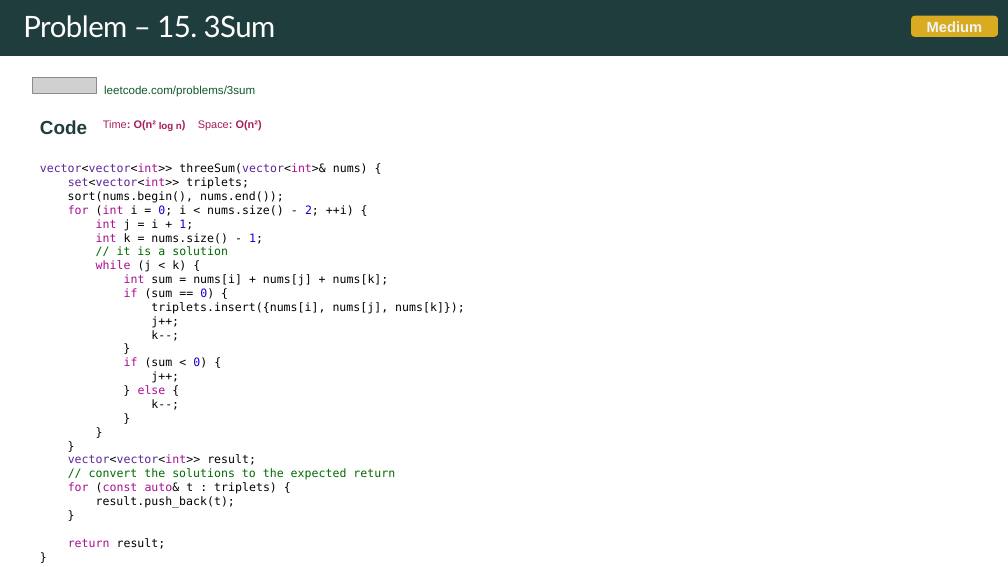
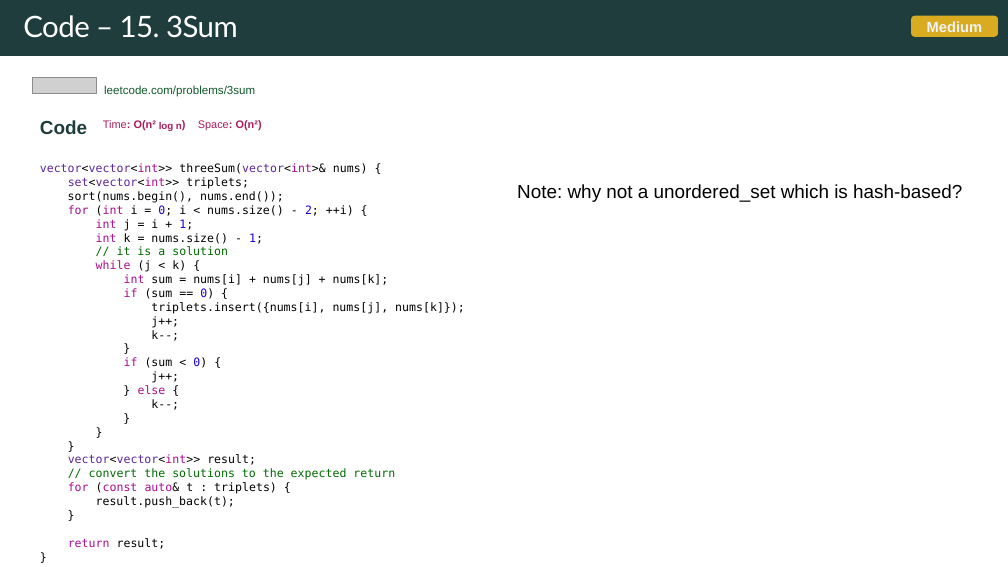
Before and after one commit to rfdavid/coding-interview-handbook-cpp, a slide deck: slide 60 of Algorithm and problem Solving Cheatsheet.pptm. Drawn at 1008x567 pixels with LibreOffice and Linux fonts; fonts in the diff are those of the drawing; grey boxes stand for pictures. Boxes give left, top, right and bottom in pixels: in the first picture for what was removed or moved away, otherwise in the second. Text is boxed around its words. In the diff, an @@ line names an element or a change of style, - is before the commit and + after.

Commit message:
added more problems

```diff
--- a/Algorithm and problem Solving Cheatsheet.pptm
+++ b/Algorithm and problem Solving Cheatsheet.pptm
@@ title at [23, 15, 238, 38]: text changed @@
-Problem – 15. 3Sum
+Code – 15. 3Sum
@@ text added at [517, 184, 962, 202], 18 pt, text #000000 @@
+Note: why not a unordered_set which is hash-based?
```
Also in this commit, not shown: 8 other slides changed, 4 slides added, 14 other files.
